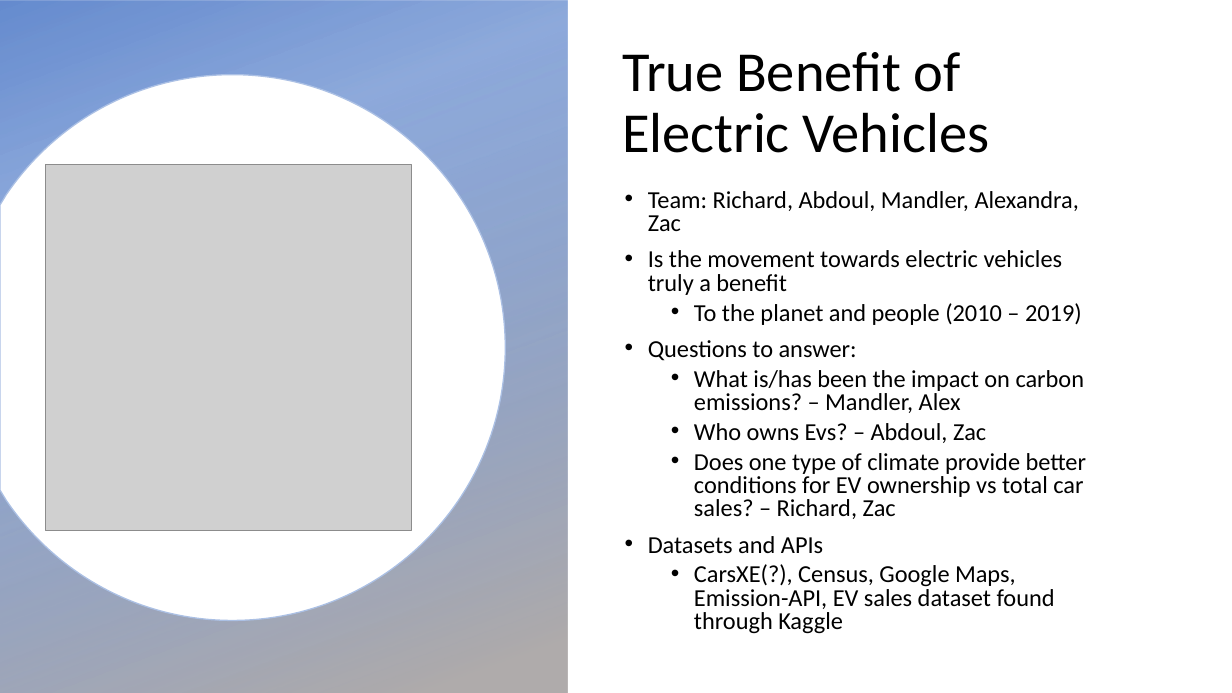
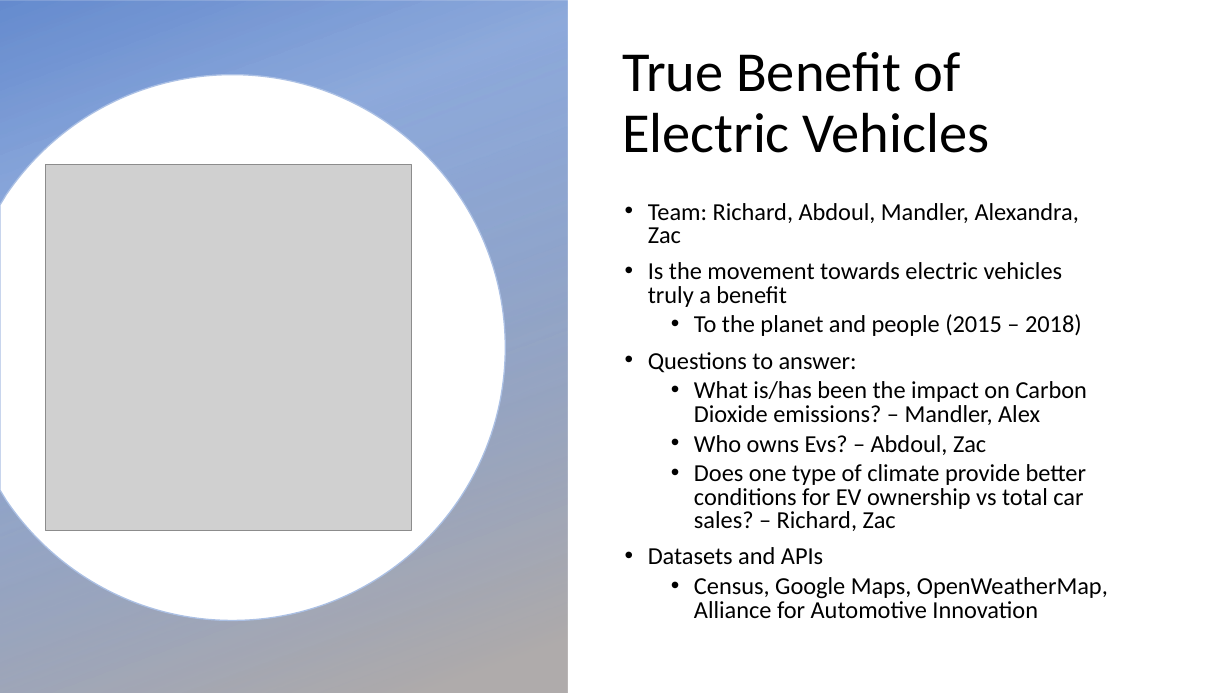
Before and after one commit to Abdoul84/Project-One-, a slide deck: slide 1 of Project Powerpoint Summary.pptx. Drawn at 1232x693 pixels with LibreOffice and Linux fonts; fonts in the diff are those of the drawing; grey boxes stand for pictures; background and template pictures are left out. Boxes give left, top, right and bottom in pixels: in the first picture for what was removed or moved away, otherwise in the second. Text is boxed around its words. In the diff, an @@ line names an element or a change of style, - is before the commit and + after.

```diff
--- a/Project Powerpoint Summary.pptx
+++ b/Project Powerpoint Summary.pptx
@@ text at (x1=694, y1=314, x2=1082, y2=336): text changed @@
-  • To the planet and people (2010 – 2019)
+  • To the planet and people (2015 – 2018)
@@ text at (x1=694, y1=381, x2=1088, y2=425): text changed @@
-  • What is/has been the impact on carbon emissions? – Mandler, Alex
+  • What is/has been the impact on Carbon Dioxide emissions? – Mandler, Alex
@@ text at (x1=694, y1=577, x2=1108, y2=618): text changed @@
-  • CarsXE(?), Census, Google Maps, Emission-API, EV sales dataset found through Kaggle
+  • Census, Google Maps, OpenWeatherMap, Alliance for Automotive Innovation
```
Also in this commit, not shown: 2 slides removed.
